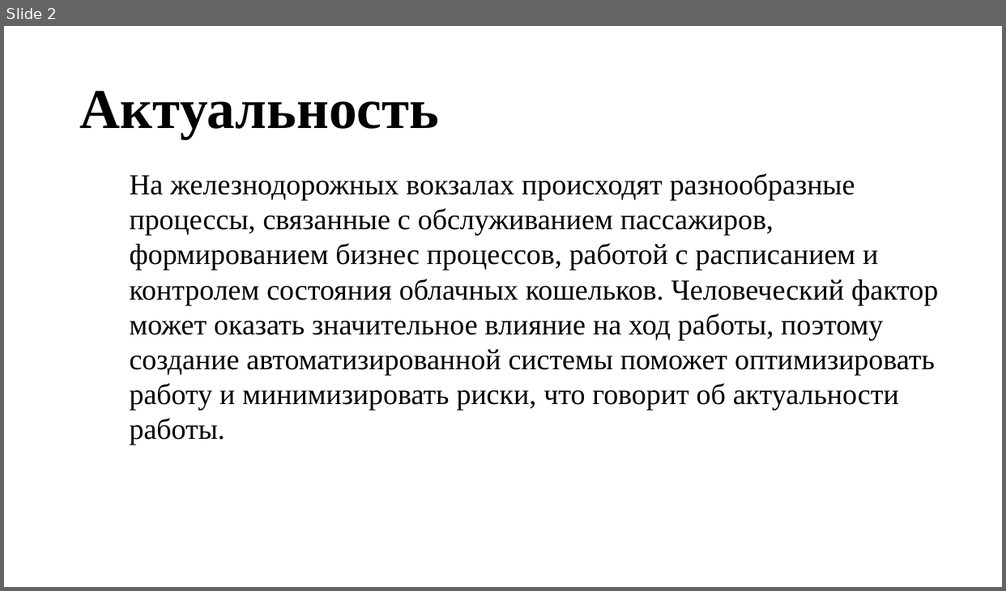
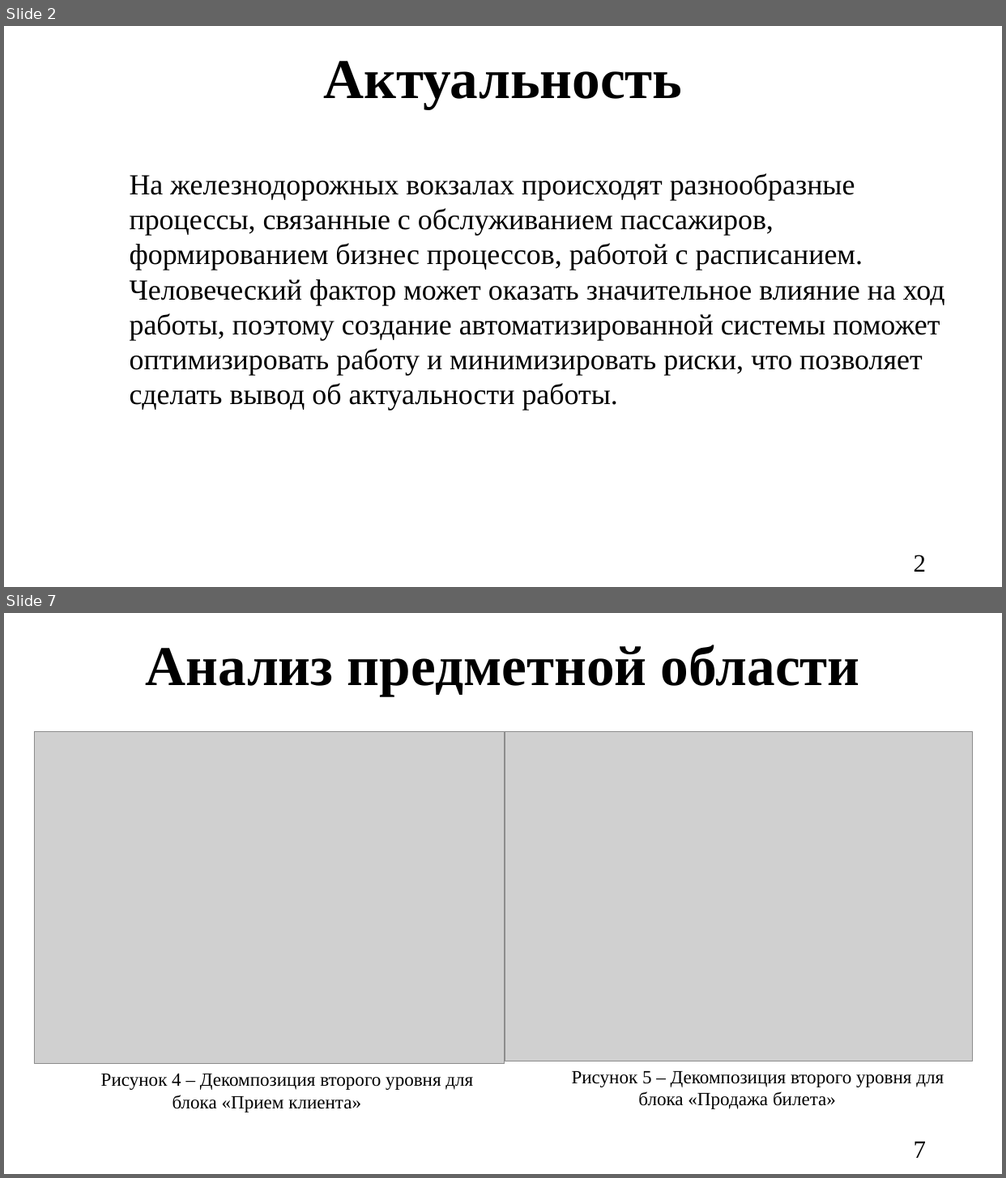
Before and after one commit to DogNellaf/TrainsDiploma, a slide deck: doc/Презентация.pptx. Shown one above the other, each under a label of ours: slide 2 before the commit, slides 2 and 7 after it; the slides between them are not shown. The pictures are 1006x591 and 1006x1178 pixels, drawn with LibreOffice and Linux fonts; fonts in the diff are those of the drawing; grey boxes stand for pictures; background and template pictures are left out. Boxes give left, top, right and bottom in pixels: in the first picture for what was removed or moved away, otherwise in the second. Text is boxed around its words. In the diff, an @@ line names an element or a change of style, - is before the commit and + after.

```diff
--- a/doc/Презентация.pptx
+++ b/doc/Презентация.pptx
@@ slide 7 added at (4,613,1002,1174), background #FFFFFF @@
@@ title added at (146,645,860,696), 54 pt, text #000000, bold @@
+Анализ предметной области
@@ picture added at (35,732,504,1064) @@
@@ picture added at (505,731,972,1062) @@
@@ text added at (101,1073,473,1113), 18 pt, text #000000 @@
+Рисунок 4 – Декомпозиция второго уровня для блока «Прием клиента»
@@ text added at (572,1071,944,1110), 18 pt, text #000000 @@
+Рисунок 5 – Декомпозиция второго уровня для блока «Продажа билета»
@@ page number added at (914,1141,926,1158), 24 pt, text #000000 @@
+7
@@ slide 2 changed as well @@
@@ title "Актуальность": place and size @@
-title "Актуальность" at (80,91,439,139)
+title "Актуальность" at (323,61,682,109)
@@ title "Актуальность" at (323,61,682,109): alignment left to centre @@
@@ text at (130,173,945,411): text changed @@
-На железнодорожных вокзалах происходят разнообразные процессы, связанные с обслуживанием пассажиров, формированием бизнес процессов, работой с расписанием и контролем состояния облачных кошельков. Человеческий фактор может оказать значительное влияние на ход работы, поэтому создание автоматизированной системы поможет оптимизировать работу и минимизировать риски, что говорит об актуальности работы.
+На железнодорожных вокзалах происходят разнообразные процессы, связанные с обслуживанием пассажиров, формированием бизнес процессов, работой с расписанием. Человеческий фактор может оказать значительное влияние на ход работы, поэтому создание автоматизированной системы поможет оптимизировать работу и минимизировать риски, что позволяет сделать вывод об актуальности работы.
@@ page number added at (914,555,926,572), 24 pt, text #000000 @@
+2
```
Also in this commit, not shown: 4 other slides changed, 18 other slides added, 1 slide removed, 2 other files.
